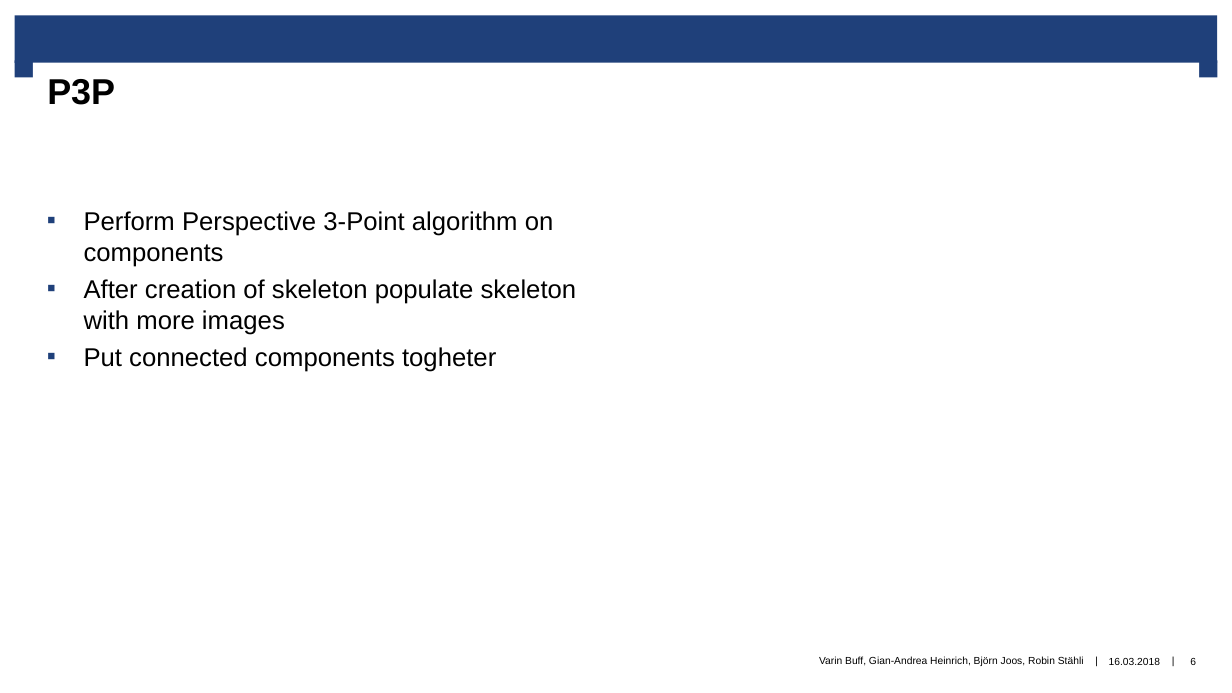
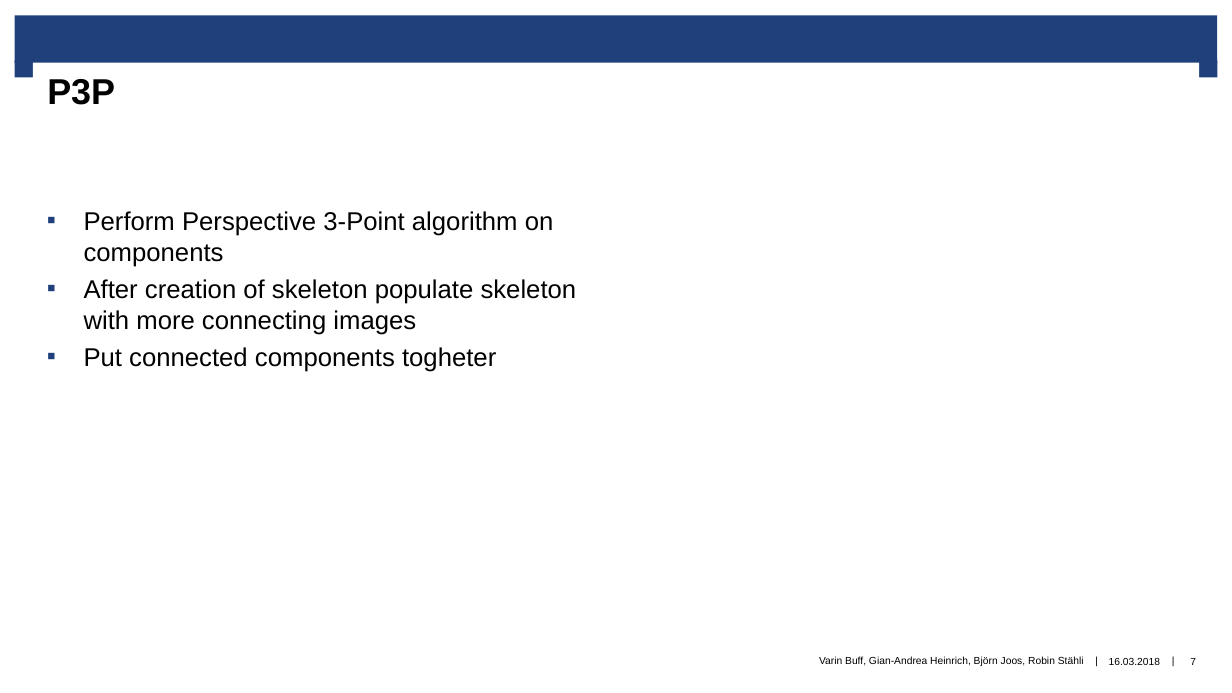
Before and after one commit to gian1312/suchen, a slide deck: slide 7 of PaperPresentation/Paper_Varin.pptx (slide 6 before the commit). Drawn at 1232x693 pixels with LibreOffice and Linux fonts; fonts in the diff are those of the drawing; background and template pictures are left out. Boxes give left, top, right and bottom in pixels: in the first picture for what was removed or moved away, otherwise in the second. Text is boxed around its words. In the diff, an @@ line names an element or a change of style, - is before the commit and + after.

```diff
--- a/PaperPresentation/Paper_Varin.pptx
+++ b/PaperPresentation/Paper_Varin.pptx
@@ text at <box>84,279,577,335</box>: text changed @@
-▪ After creation of skeleton populate skeleton with more images
+▪ After creation of skeleton populate skeleton with more connecting images
@@ page number at <box>1190,658,1196,665</box>: text changed @@
-6
+7
```
Also in this commit, not shown: 2 other slides changed, 1 slide added.
